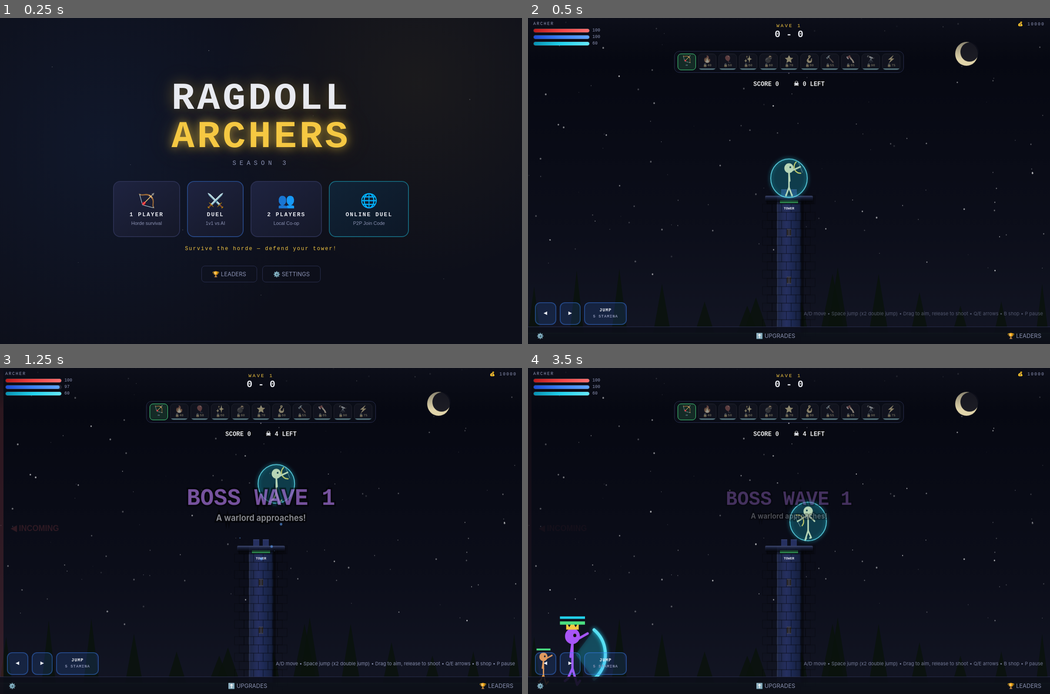
Above: before the commit, frames 1-4 (two rows, left to right).
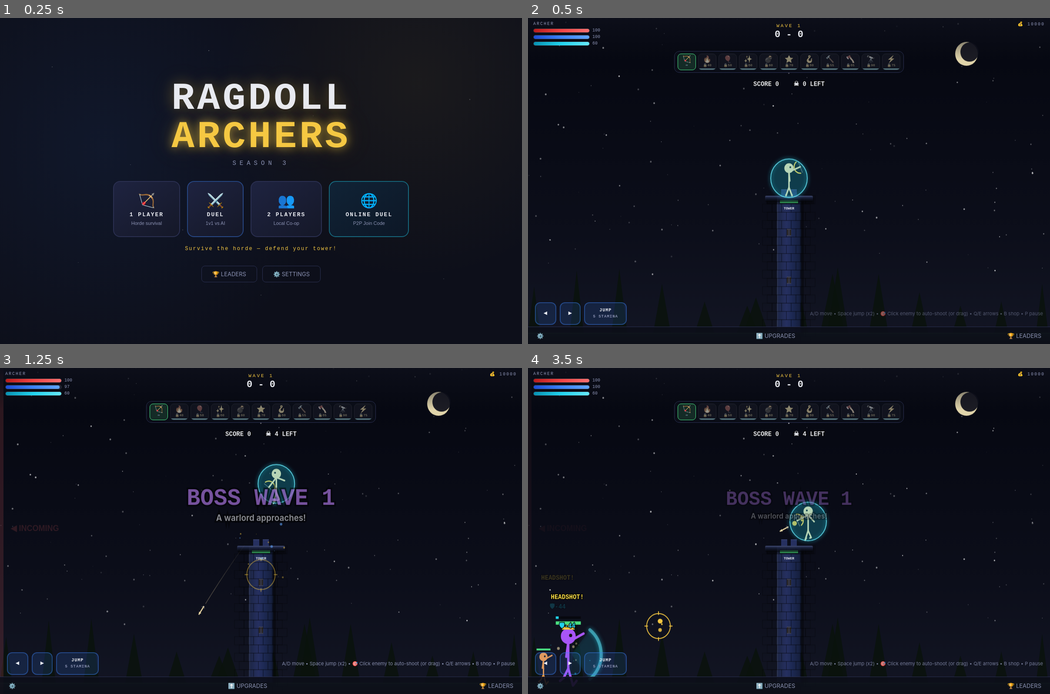
Above: after the commit, the same moments.

Repository: ismail-lsdevmain/Ragdoll-Game-by-Mason
Game: browser game, page index.html
The game is run twice, just before and just after one commit, with the same random seed, the same clock (stepped at 60 frames per second) and the same inputs.
Inputs (mouse positions are in pixels of both pictures, inside the frame that each line leads up to):
- Up to frame 1 (0.25 s): no input
- Up to frame 2 (0.5 s): click "🏹 1 PLAYER Horde survival" at 0.27 s
- Up to frame 3 (1.25 s): hold Right from 1.03 s (still down); click (261, 563) at 1.07 s; tap Space at 1.1 s
- Up to frame 4 (3.5 s): release Right at 1.53 s; hold Down 1.58-1.85 s; tap Space every 0.5 s from 1.6 to 3.1 s; click (684, 498) at 1.67 s; hold Left 1.9-2.47 s; click (893, 482) at 2.27 s; hold Up 2.52-2.82 s; click (867, 596) at 2.87 s; hold Right from 2.87 s (still down); click (658, 612) at 3.47 s

Frame 1 is identical in both runs. In frame 2, 0.2% of the frame differs, in the area x 52-85%, y 89-92%; in frame 3, 0.4%; in frame 4, 1.3%, in the area x 2-85%, y 44-95%.

Commit message:
Add instant click-to-shoot auto-aim with parabolic trajectory

Diff:
--- a/game.js
+++ b/game.js
@@ -1255,6 +1255,47 @@
 }
 
 // ============================================================
+// TARGET LOCK RETICLES (AUTO-AIM VISUAL FEEDBACK)
+// ============================================================
+
+const targetLocks = [];
+
+function spawnTargetLock(x, y) {
+  targetLocks.push({ x, y, radius: 26, life: 1.0, color: '#f5c842' });
+  spawnParticles(x, y, '#f5c842', 4);
+}
+
+function updateTargetLocks(dt) {
+  for (let i = targetLocks.length - 1; i >= 0; i--) {
+    const t = targetLocks[i];
+    t.life -= 0.05 * (dt || 1);
+    t.radius += 0.6 * (dt || 1);
+    if (t.life <= 0) targetLocks.splice(i, 1);
+  }
+}
+
+function drawTargetLocks() {
+  for (const t of targetLocks) {
+    ctx.save();
+    ctx.globalAlpha = Math.max(0, t.life);
+    ctx.strokeStyle = t.color;
+    ctx.lineWidth = 2;
+    ctx.beginPath();
+    ctx.arc(t.x, t.y, t.radius, 0, Math.PI * 2);
+    ctx.stroke();
+
+    const r = t.radius;
+    ctx.beginPath();
+    ctx.moveTo(t.x - r - 5, t.y); ctx.lineTo(t.x - r + 3, t.y);
+    ctx.moveTo(t.x + r - 3, t.y); ctx.lineTo(t.x + r + 5, t.y);
+    ctx.moveTo(t.x, t.y - r - 5); ctx.lineTo(t.x, t.y - r + 3);
+    ctx.moveTo(t.x, t.y + r - 3); ctx.lineTo(t.x, t.y + r + 5);
+    ctx.stroke();
+    ctx.restore();
+  }
+}
+
+// ============================================================
 // DAMAGE TEXT
 // ============================================================
 
@@ -2006,7 +2047,7 @@
 // AIMING INPUT
 // ============================================================
 
-let aimState = { active:false, startX:0, startY:0, curX:0, curY:0, player:null };
+let aimState = { active:false, startX:0, startY:0, curX:0, curY:0, player:null, hasDragged:false };
 let ghostPos = null;   // hover position while placing a defence
 
 function getEventPos(e,el){
@@ -2014,6 +2055,95 @@
   const t = (e.touches && e.touches[0]) || (e.changedTouches && e.changedTouches[0]);
   if (t) return {x:t.clientX-rect.left,y:t.clientY-rect.top};
   return {x:e.clientX-rect.left,y:e.clientY-rect.top};
+}
+
+function findTargetAt(pos, shooter) {
+  if (STATE.mode === '1player') {
+    // 1. Direct hit / near hit on any alive enemy (within 110px)
+    let best = null, bestDist = 110;
+    for (const e of enemies) {
+      if (e.isDead) continue;
+      const d = Math.hypot(e.x - pos.x, (e.y - 12 * (e.scale || 1)) - pos.y);
+      if (d < bestDist) {
+        bestDist = d;
+        best = e;
+      }
+    }
+    if (best) return best;
+
+    // 2. If clicking on the arena towards incoming enemies, lock onto closest alive enemy
+    if (shooter && pos.x > shooter.x - 30) {
+      let nearest = null, nearDist = 1e9;
+      for (const e of enemies) {
+        if (e.isDead) continue;
+        const d = Math.hypot(e.x - pos.x, e.y - pos.y);
+        if (d < nearDist) {
+          nearDist = d;
+          nearest = e;
+        }
+      }
+      if (nearest) return nearest;
+    }
+    return null;
+  }
+
+  // 1v1 PvP / Online / 2Player: target the opposing archer
+  if (STATE.mode === 'pvp' || STATE.mode === 'online' || STATE.mode === '2player') {
+    const opp = shooter === players[0] ? players[1] : players[0];
+    if (opp && !opp.isDead) {
+      const d = Math.hypot(opp.x - pos.x, opp.y - pos.y);
+      if (d < 160 || (shooter === players[0] && pos.x > W / 2) || (shooter === players[1] && pos.x < W / 2)) {
+        return opp;
+      }
+    }
+  }
+
+  return null;
+}
+
+function autoShootAtTarget(shooter, target, clickPos) {
+  if (!shooter || shooter.isDead) return false;
+
+  const v = shooter.maxPower;
+  const sx = shooter.x;
+  const sy = shooter.y - 20;
+
+  let tx, ty;
+  if (target) {
+    tx = target.x;
+    ty = target.y - 14 * (target.scale || 1);
+    // Lead moving target based on flight time
+    const adx = Math.abs(tx - sx);
+    const estFlight = adx / (v * 0.95);
+    const vx = target.vx || (target.facing ? target.facing * (target.speed || 1) : 0);
+    tx += vx * estFlight * 0.82;
+  } else if (clickPos) {
+    tx = clickPos.x;
+    ty = clickPos.y;
+  } else {
+    return false;
+  }
+
+  const angle = solveAimClear(sx, sy, tx, ty, v, 0);
+
+  shooter.facing = tx >= sx ? 1 : -1;
+  shooter.aimAngle = angle;
+  shooter.aimPower = v;
+  shooter.bowPull = 1;
+
+  spawnTargetLock(target ? target.x : tx, target ? (target.y - 14 * (target.scale || 1)) : ty);
+
+  shootArrow(shooter);
+
+  if (STATE.mode === 'online' && netConn && netConn.open) {
+    if (netRole === 'host') {
+      sendNetMessage({ type: 'hostShoot', angle: shooter.aimAngle, power: shooter.aimPower, arrowType: shooter.selectedArrow });
+    } else if (netRole === 'guest') {
+      sendNetMessage({ type: 'guestShoot', angle: shooter.aimAngle, power: shooter.aimPower, arrowType: shooter.selectedArrow });
+    }
+  }
+
+  return true;
 }
 
 function onPointerDown(e){
@@ -2029,10 +2159,18 @@
   let tp=players[0];
   if(STATE.mode==='2player') tp=pos.x<W/2?players[0]:players[1];
   else if(STATE.mode==='online') tp = netRole==='guest' ? players[1] : players[0];
-  if(tp&&!tp.isAI&&!tp.isDead){
-    aimState={active:true,startX:pos.x,startY:pos.y,curX:pos.x,curY:pos.y,player:tp};
-    tp.isAiming=true; tp.aimPower=0;
-  }
+  if(!tp||tp.isAI||tp.isDead) return;
+
+  // Click on enemy / target: auto shoot with parabolic trajectory instantly!
+  const tgt = findTargetAt(pos, tp);
+  if (tgt) {
+    autoShootAtTarget(tp, tgt);
+    aimState.active = false;
+    return;
+  }
+
+  aimState={active:true,startX:pos.x,startY:pos.y,curX:pos.x,curY:pos.y,player:tp,hasDragged:false};
+  tp.isAiming=true; tp.aimPower=0;
 }
 
 function onPointerMove(e){
@@ -2043,11 +2181,16 @@
   const p=aimState.player;
   aimState.curX=pos.x; aimState.curY=pos.y;
   const dx=aimState.startX-pos.x, dy=aimState.startY-pos.y;
-  p.aimAngle=Math.atan2(-dy,-dx);
-  p.facing=Math.cos(p.aimAngle)>=0?1:-1;
-  p.aimPower=Math.min(p.maxPower,Math.sqrt(dx*dx+dy*dy)/10*p.pullSpeed);
-  if(STATE.mode==='online'&&netConn&&netConn.open){
-    sendNetAimThrottled(p.aimAngle, p.aimPower, p.facing);
+  const dist = Math.hypot(dx, dy);
+  if (dist > 12) aimState.hasDragged = true;
+
+  if (aimState.hasDragged) {
+    p.aimAngle=Math.atan2(-dy,-dx);
+    p.facing=Math.cos(p.aimAngle)>=0?1:-1;
+    p.aimPower=Math.min(p.maxPower,Math.sqrt(dx*dx+dy*dy)/10*p.pullSpeed);
+    if(STATE.mode==='online'&&netConn&&netConn.open){
+      sendNetAimThrottled(p.aimAngle, p.aimPower, p.facing);
+    }
   }
 }
 
@@ -2055,7 +2198,13 @@
   if(!aimState.active) return;
   e.preventDefault();
   const p=aimState.player;
-  if(p&&p.isAiming&&p.aimPower>0.5&&!STATE.paused) {
+  const pos=getEventPos(e,canvas);
+
+  if (!aimState.hasDragged) {
+    // Was a tap/click in open space: auto-shoot towards closest target or clicked point
+    const tgt = findTargetAt(pos, p);
+    autoShootAtTarget(p, tgt, pos);
+  } else if(p&&p.isAiming&&p.aimPower>0.5&&!STATE.paused) {
     shootArrow(p);
     if(STATE.mode==='online'&&netConn&&netConn.open){
       if(netRole==='host'){
@@ -2476,6 +2625,7 @@
   for (const e of enemies) e.update(dt);
   stepArrows(dt);
   updateParticles(dt);
+  updateTargetLocks(dt);
   updateDmgTexts(dt);
   tickScreenFx(dt);
 }
@@ -2487,6 +2637,7 @@
   if(simpleAI) simpleAI.update(dt);
   stepArrows(dt);
   updateParticles(dt);
+  updateTargetLocks(dt);
   updateDmgTexts(dt);
   tickScreenFx(dt);
   // Update placed defences
@@ -2512,6 +2663,7 @@
   drawPlatforms();
   for (const d of placedDefences) d.draw();
   drawParticles();
+  drawTargetLocks();
   for(const a of arrows) a.draw();
   if(STATE.mode==='1player') for(const e of enemies) e.draw();
   for(const p of players) p.draw();
@@ -2960,10 +3112,10 @@
   if(!hint) return;
   hint.style.color='';
   hint.textContent =
-    STATE.mode==='1player' ? 'A/D move • Space jump (x2 double jump) • Drag to aim, release to shoot • Q/E arrows • B shop • P pause' :
-    STATE.mode==='2player' ? 'P1: A/D + W (x2 double jump)  •  P2: ←/→ + ↑  •  Drag on your half to aim, release to shoot' :
-    STATE.mode==='online'  ? (netRole==='guest' ? 'P2 (YOU): A/D move • Space jump (x2) • Drag anywhere to aim & shoot • Q/E arrows' : 'P1 (YOU): A/D move • Space jump (x2) • Drag anywhere to aim & shoot • Q/E arrows') :
-                             'A/D move • Space jump (x2 double jump) • Drag to aim, release to shoot • Q/E arrows • P pause';
+    STATE.mode==='1player' ? 'A/D move • Space jump (x2) • 🎯 Click enemy to auto-shoot (or drag) • Q/E arrows • B shop • P pause' :
+    STATE.mode==='2player' ? 'P1: A/D + W (x2)  •  P2: ←/→ + ↑  •  Click opponent or drag to shoot' :
+    STATE.mode==='online'  ? (netRole==='guest' ? 'P2 (YOU): A/D move • Space jump (x2) • 🎯 Click opponent to auto-shoot • Q/E arrows' : 'P1 (YOU): A/D move • Space jump (x2) • 🎯 Click opponent to auto-shoot • Q/E arrows') :
+                             'A/D move • Space jump (x2) • 🎯 Click enemy to auto-shoot • Q/E arrows • P pause';
 }
 
 function revivePlayer(p){
--- a/style.css
+++ b/style.css
@@ -364,6 +364,7 @@
   flex: 1;
   display: block;
   touch-action: none;
+  cursor: crosshair;
 }
 
 /* Controls Bar */
